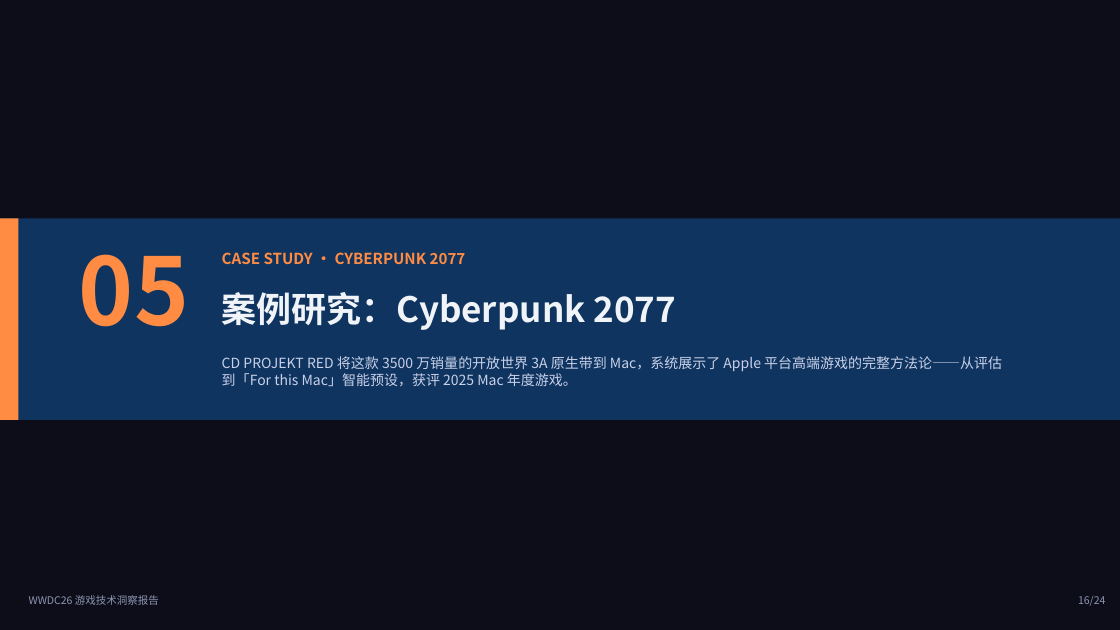
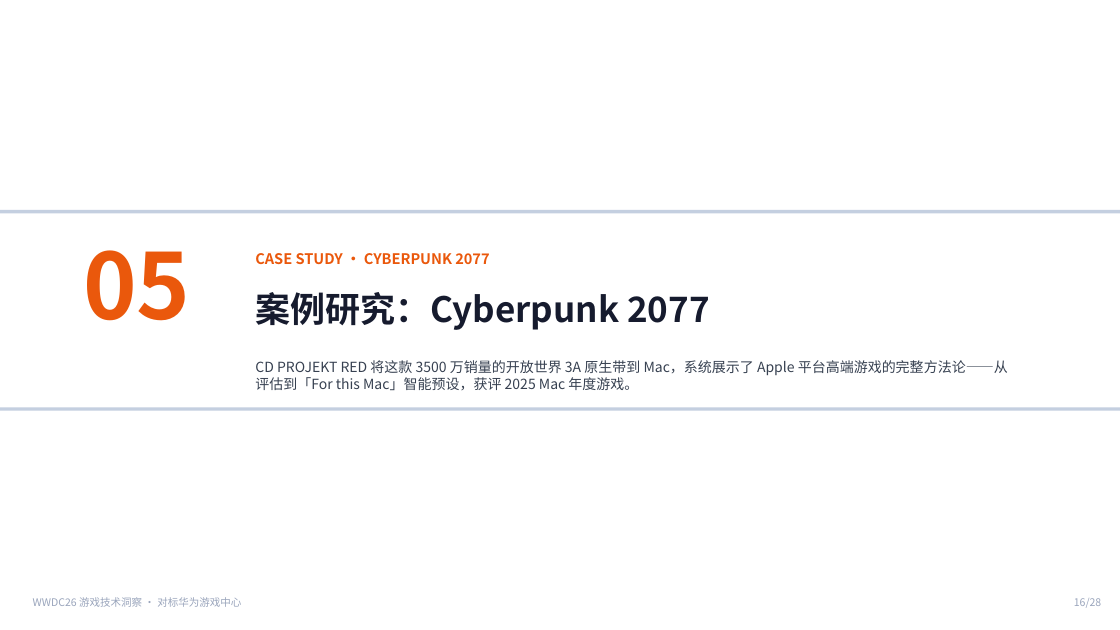
Before and after one commit to xhyha/insight, a slide deck: slide 16 of WWDC26_Gaming_Insight_Report.pptx. Drawn at 1120x630 pixels with LibreOffice and Linux fonts; fonts in the diff are those of the drawing. Boxes give left, top, right and bottom in pixels: in the first picture for what was removed or moved away, otherwise in the second. Text is boxed around its words. In the diff, an @@ line names an element or a change of style, - is before the commit and + after.

Commit message:
WWDC26游戏洞察 v2 - 白底版 + 新增华为游戏中心对标启发 (28 pages)
主要变更：
- 全局改为纯白底色主题（原深色主题）
- 新增第六章「对标华为游戏中心」(5 页)：
  · 华为游戏中心/HMS Game Service 现状速览
  · WWDC26 vs 华为 全维度对比矩阵
  · 对华为游戏中心的 7 大启发（分 2 页）
- 结论与行动建议改为华为视角路线图
- 目录与封面更新，总页数 24→28

7 大启发：AI迁移助手 / NPU神经升频 / 命令行AI调试 /
设备级智能画质预设 / 社交化发现 / 引擎插件资源分包 / 多设备空间游戏

```diff
--- a/WWDC26_Gaming_Insight_Report.pptx
+++ b/WWDC26_Gaming_Insight_Report.pptx
@@ background #0D0D1A to #FFFFFF @@
@@ rectangle: place and size @@
-rectangle at (0,218,1120,420)
+rectangle at (0,210,1120,213)
@@ rectangle at (0,210,1120,213): fill #0F3460 to #C4CFE0 @@
@@ rectangle removed at (0,218,18,420) @@
@@ text "05" at (83,250,190,321): size 80 to 78 pt, text colour #FF8C42 to #EA580C @@
@@ text "CASE STUDY · CYBERPUNK 2077": place and size @@
-text "CASE STUDY · CYBERPUNK 2077" at (222,252,466,264)
+text "CASE STUDY · CYBERPUNK 2077" at (255,253,489,264)
@@ text "CASE STUDY · CYBERPUNK 2077" at (255,253,489,264): size 13 to 12.5 pt, text colour #FF8C42 to #EA580C @@
@@ text "案例研究：Cyberpunk 2077": place and size @@
-text "案例研究：Cyberpunk 2077" at (222,292,677,330)
+text "案例研究：Cyberpunk 2077" at (255,292,710,330)
@@ text "案例研究：Cyberpunk 2077" at (255,292,710,330): text colour #F0F4F8 to #161B2E @@
@@ text "CD PROJEKT RED 将这款 3500 ...": place and size @@
-text "CD PROJEKT RED 将这款 3500 ..." at (222,356,1002,387)
+text "CD PROJEKT RED 将这款 3500 ..." at (255,360,1008,390)
@@ text "CD PROJEKT RED 将这款 3500 ..." at (255,360,1008,390): text colour #C9D1E8 to #374151 @@
@@ rectangle added at (0,408,1120,411), fill #C4CFE0 @@
@@ text at (33,597,241,607): text changed; text colour #8B95B0 to #9AA5BC @@
-WWDC26 游戏技术洞察报告
+WWDC26 游戏技术洞察 · 对标华为游戏中心
@@ text at (1074,598,1101,608): text changed; text colour #8B95B0 to #9AA5BC @@
-16/24
+16/28
```
Also in this commit, not shown: 22 other slides changed, 5 slides added, 1 slide removed.
